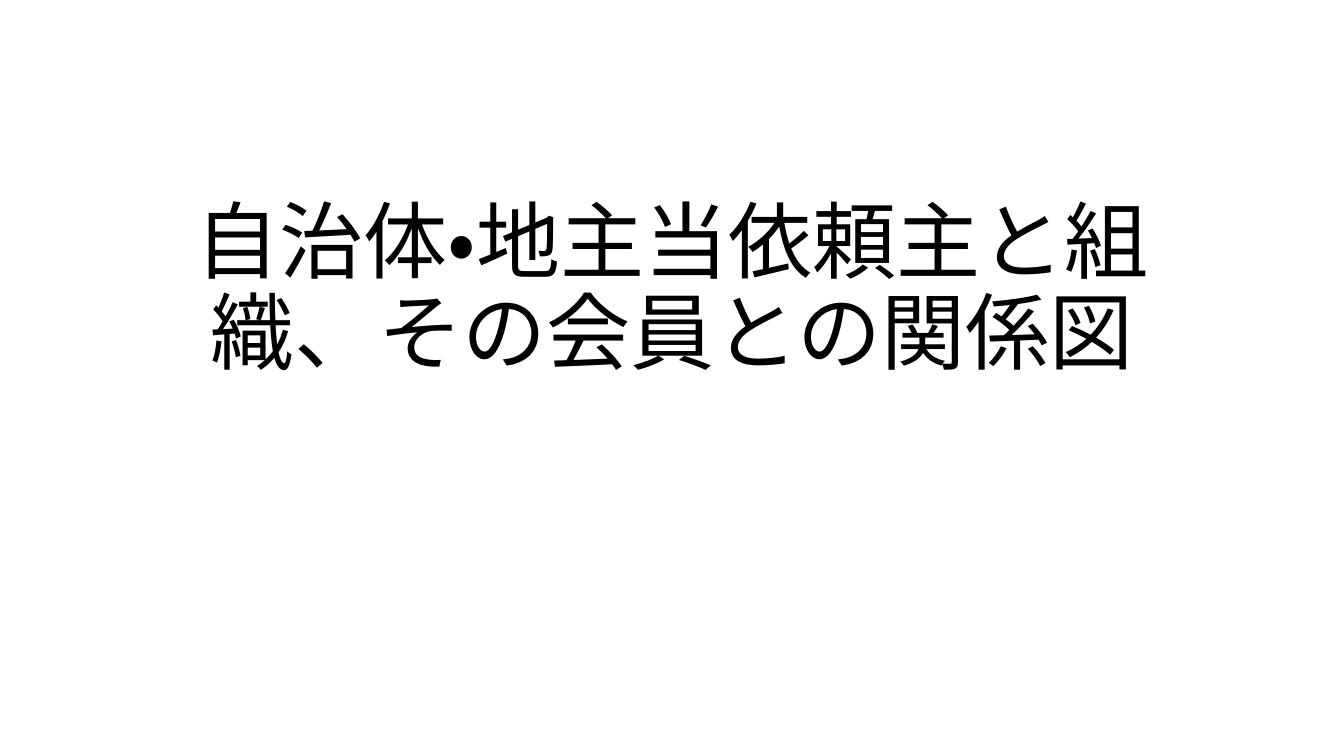
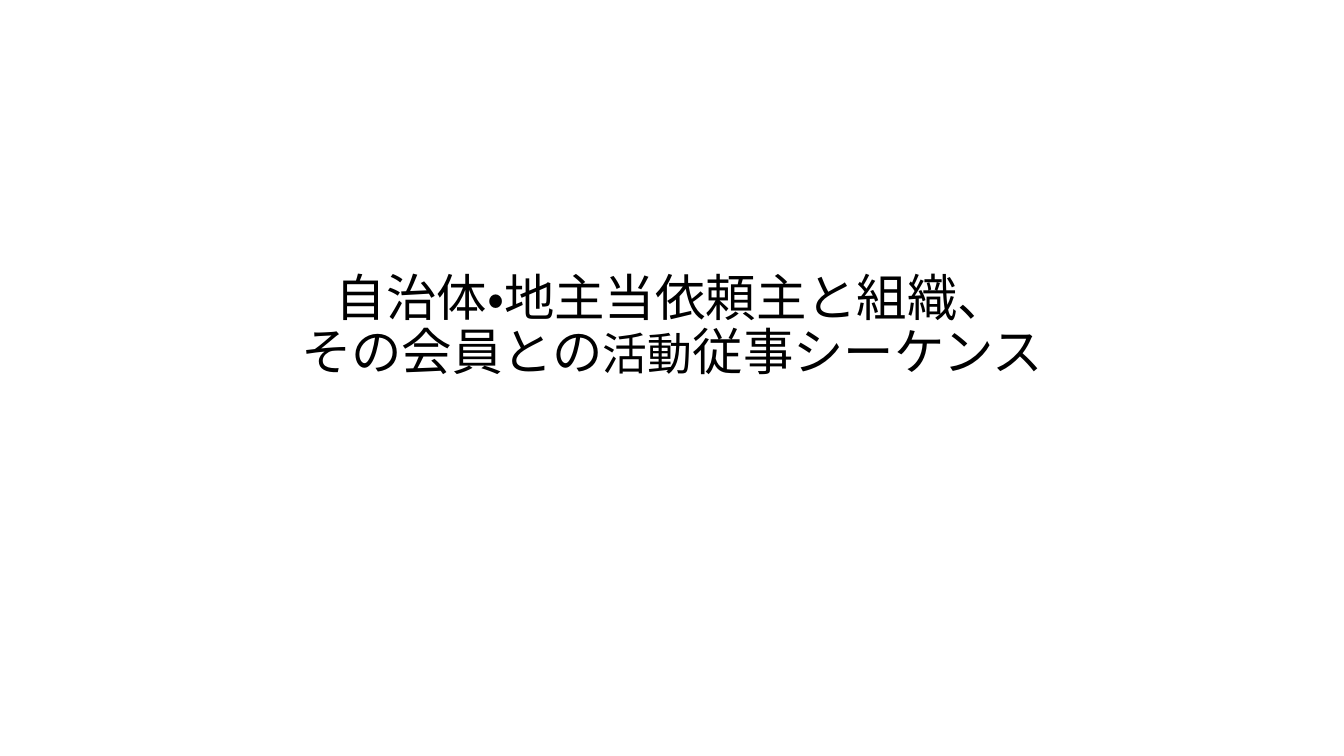
Before and after one commit to MasatoArai/subsidy, a slide deck: slide 1 of 組織と自治体-依頼主、会員との関係シーケンス.pptx. Drawn at 1344x756 pixels with LibreOffice and Linux fonts; fonts in the diff are those of the drawing. Boxes give left, top, right and bottom in pixels: in the first picture for what was removed or moved away, otherwise in the second. Text is boxed around its words. In the diff, an @@ line names an element or a change of style, - is before the commit and + after.

```diff
--- a/組織と自治体-依頼主、会員との関係シーケンス.pptx
+++ b/組織と自治体-依頼主、会員との関係シーケンス.pptx
@@ title at <box>301,273,1043,375</box>: text changed; size 60 to 36 pt @@
-自治体・地主当依頼主と組織、その会員との関係図
+自治体・地主当依頼主と組織、
+その会員との活動従事シーケンス
```
Also in this commit, not shown: 1 other slide changed, 1 other file.
